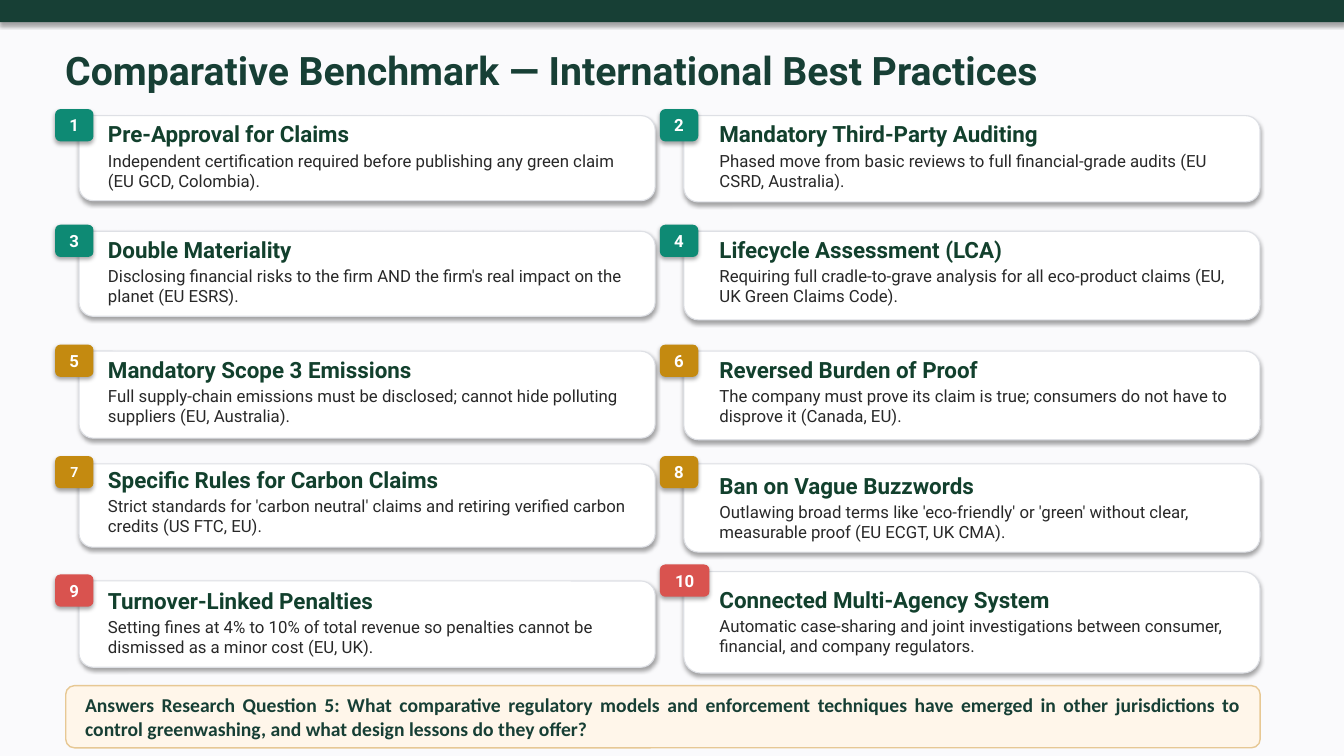
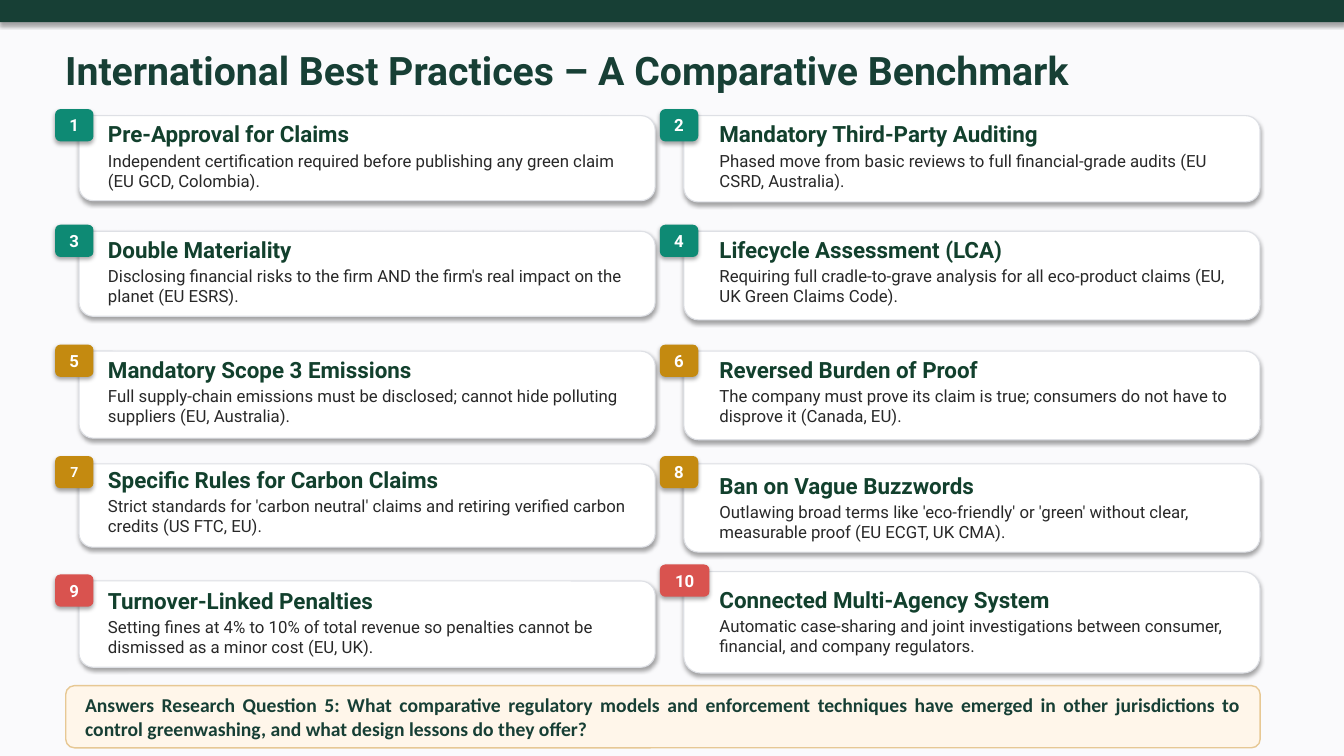
Before and after one commit to atul516/Final-VIva, a slide deck: slide 17 of Thesis Defence Presentation Final.pptx. Drawn at 1344x756 pixels with LibreOffice and Linux fonts; fonts in the diff are those of the drawing. Boxes give left, top, right and bottom in pixels: in the first picture for what was removed or moved away, otherwise in the second. Text is boxed around its words. In the diff, an @@ line names an element or a change of style, - is before the commit and + after.

```diff
--- a/Thesis Defence Presentation Final.pptx
+++ b/Thesis Defence Presentation Final.pptx
@@ text at (x1=65, y1=55, x2=1069, y2=93): text changed @@
-Comparative Benchmark — International Best Practices
+International Best Practices – A Comparative Benchmark
```
Also in this commit, not shown: 5 other slides changed, 1 slide added, 2 slides removed.
